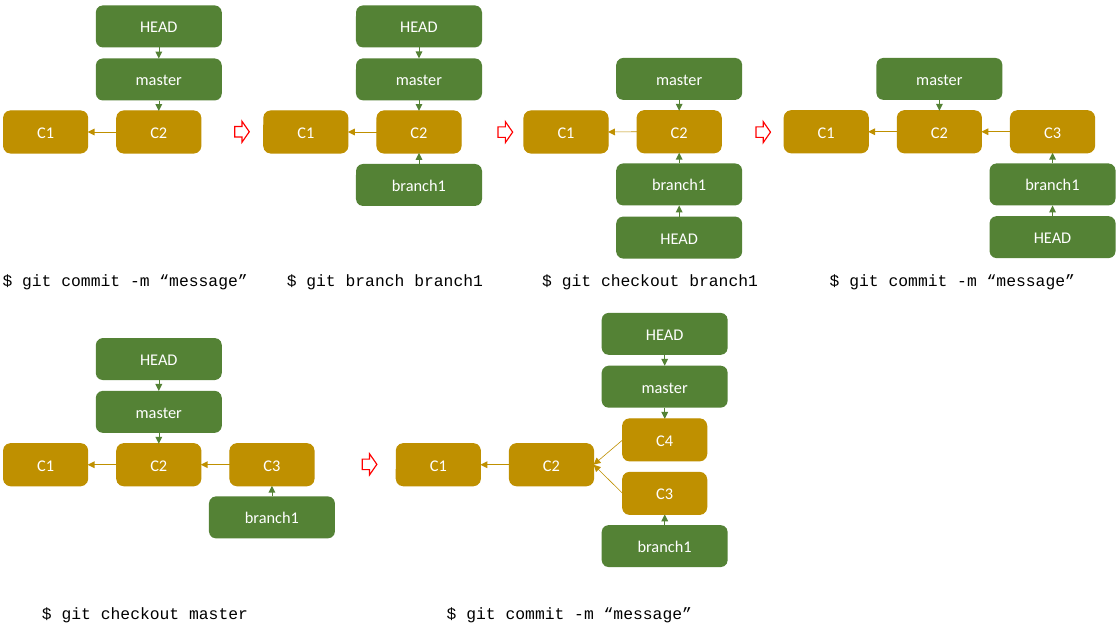
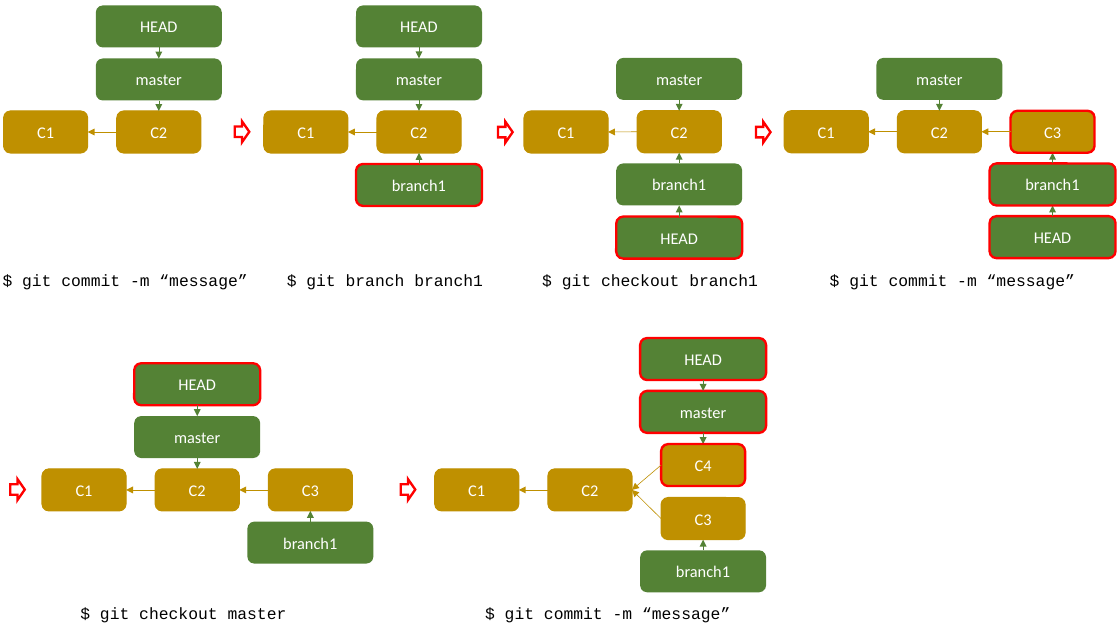
Before and after one commit to K1-ZR/practice-git, a slide deck: slide 3 of images/images.pptx (slide 2 before the commit). Drawn at 1120x630 pixels with LibreOffice and Linux fonts; fonts in the diff are those of the drawing. Boxes give left, top, right and bottom in pixels: in the first picture for what was removed or moved away, otherwise in the second. Text is boxed around its words. In the diff, an @@ line names an element or a change of style, - is before the commit and + after.

```diff
--- a/images/images.pptx
+++ b/images/images.pptx
@@ rounded rectangle "C3" at bbox=[1011, 111, 1095, 153]: outline #BF9000 1 pt to #FF0000 2 pt @@
@@ outline none to #FF0000 2 pt in 7 elements at bbox=[356, 164, 482, 206], bbox=[617, 217, 743, 259], bbox=[990, 216, 1116, 258], bbox=[990, 164, 1116, 206], bbox=[640, 338, 766, 380], bbox=[134, 363, 260, 405], bbox=[640, 391, 766, 433] @@
@@ rounded rectangle "C4" at bbox=[661, 444, 745, 486]: outline #BF9000 1 pt to #FF0000 2 pt @@
@@ right arrow added at bbox=[10, 479, 24, 500], outline #FF0000 2 pt @@
@@ 13 rounded rectangles, 11 arrows, 1 right arrow: place and size @@
-13 rounded rectangles, 11 arrows, 1 right arrow at bbox=[3, 313, 728, 567]
+13 rounded rectangles, 11 arrows, 1 right arrow at bbox=[42, 338, 766, 592]
@@ outline #FF0000 1 pt to #FF0000 2 pt in 4 elements at bbox=[234, 121, 249, 142], bbox=[498, 122, 513, 143], bbox=[756, 122, 770, 143], bbox=[401, 479, 415, 500] @@
@@ text "$ git checkout master": place and size @@
-text "$ git checkout master" at bbox=[62, 607, 248, 623]
+text "$ git checkout master" at bbox=[100, 607, 287, 623]
@@ text "$ git commit -m “message”": place and size @@
-text "$ git commit -m “message”" at bbox=[466, 607, 692, 623]
+text "$ git commit -m “message”" at bbox=[505, 607, 730, 623]
```
Also in this commit, not shown: 4 other slides changed, 1 slide added, 8 other files.
